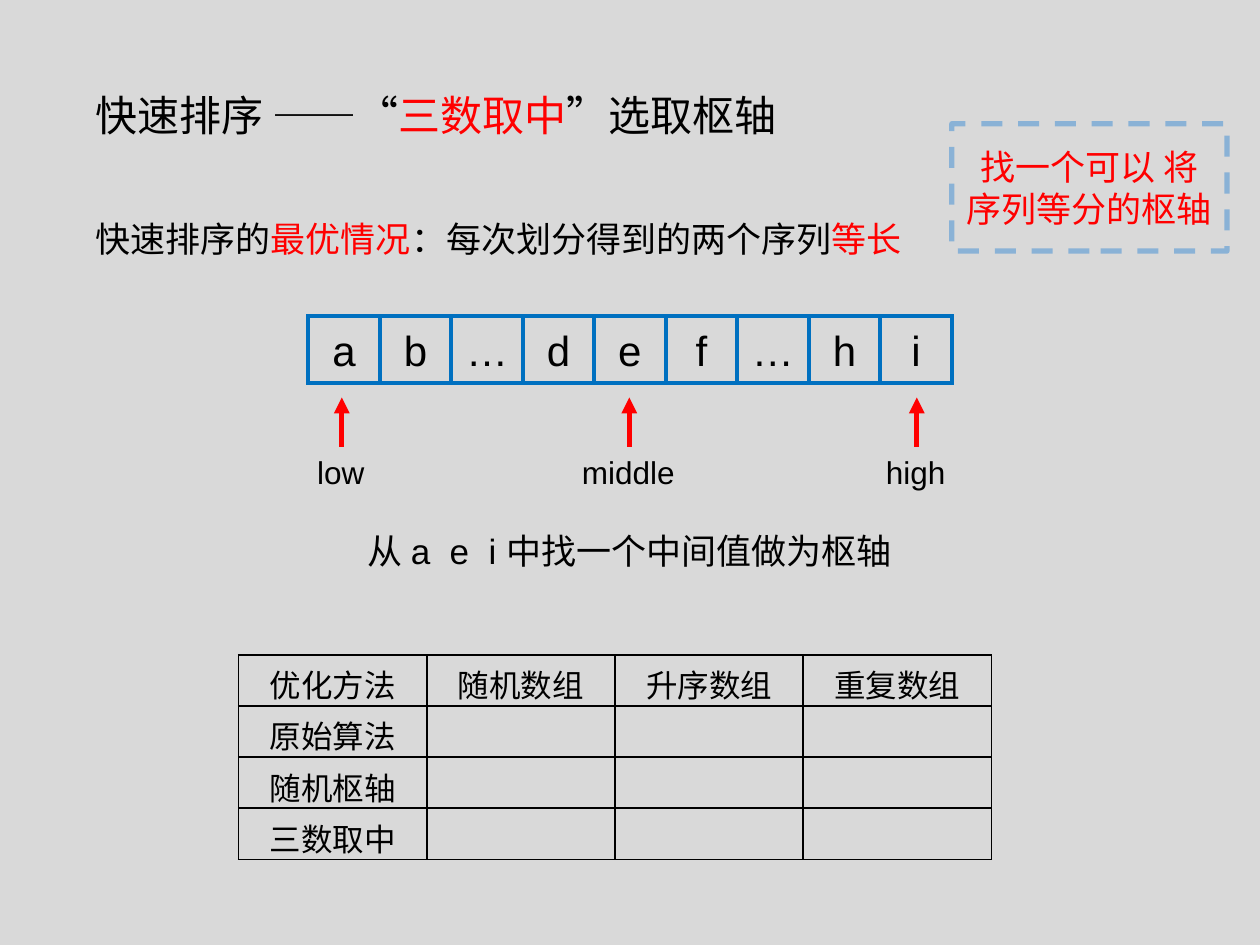
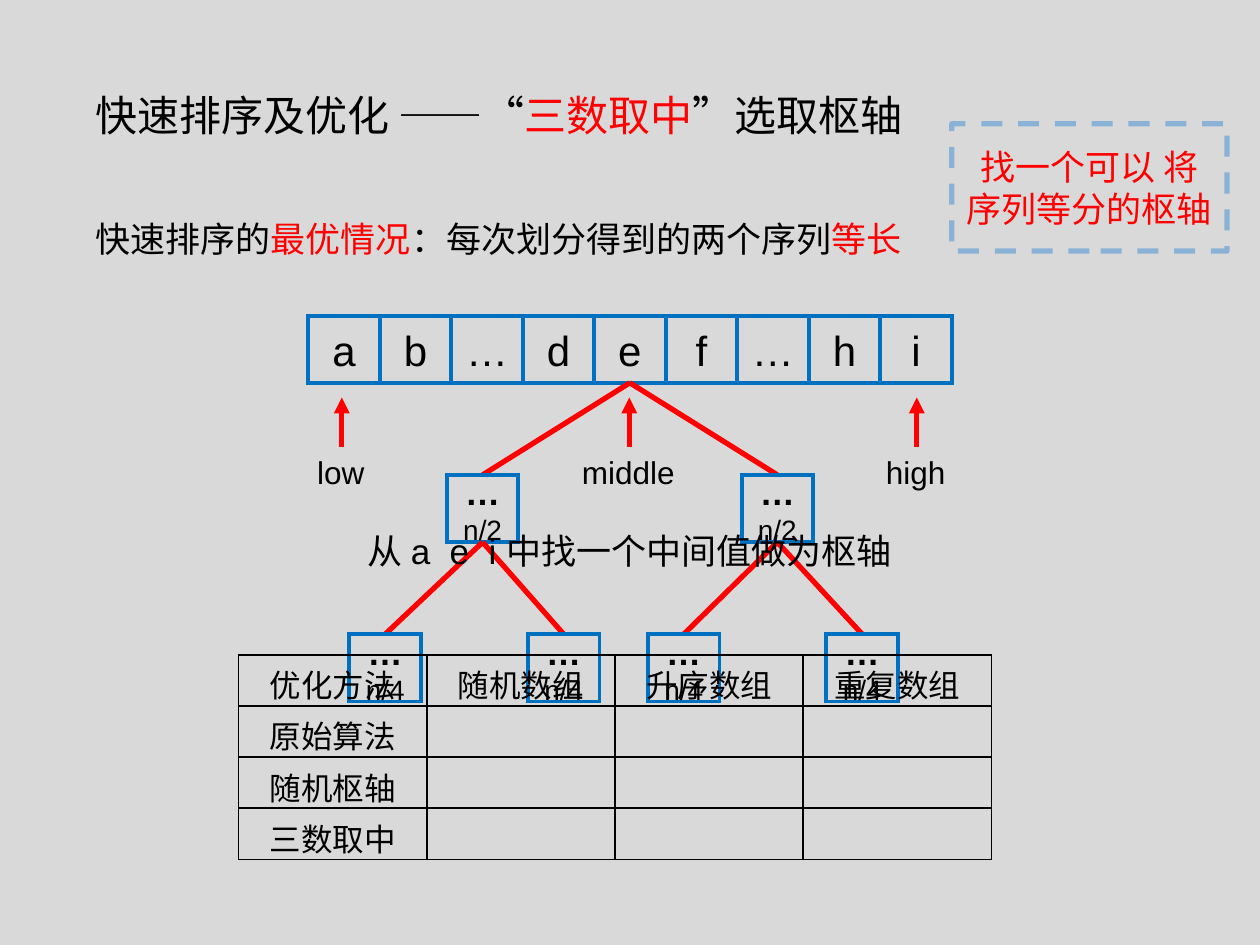
Before and after one commit to tianzhuwei/PPT, a slide deck: slide 4 of 快排+优化.pptx. Drawn at 1260x945 pixels with LibreOffice and Linux fonts; fonts in the diff are those of the drawing. Boxes give left, top, right and bottom in pixels: in the first picture for what was removed or moved away, otherwise in the second. Text is boxed around its words. In the diff, an @@ line names an element or a change of style, - is before the commit and + after.

Commit message:
快排优化

```diff
--- a/快排+优化.pptx
+++ b/快排+优化.pptx
@@ text at (95,95,903,135): text changed @@
-快速排序 ——“三数取中”选取枢轴
+快速排序及优化 ——“三数取中”选取枢轴
@@ group added at (447,383,814,542): 2 lines, 2 rectangles @@
+…
+n/2
+…
+n/2
@@ group added at (349,542,600,701): 2 lines, 2 rectangles @@
+…
+n/4
+…
+n/4
@@ group added at (648,542,898,701): 2 lines, 2 rectangles @@
+…
+n/4
+…
+n/4
```
Also in this commit, not shown: 4 other slides changed, 3 slides added, 1 slide removed.
